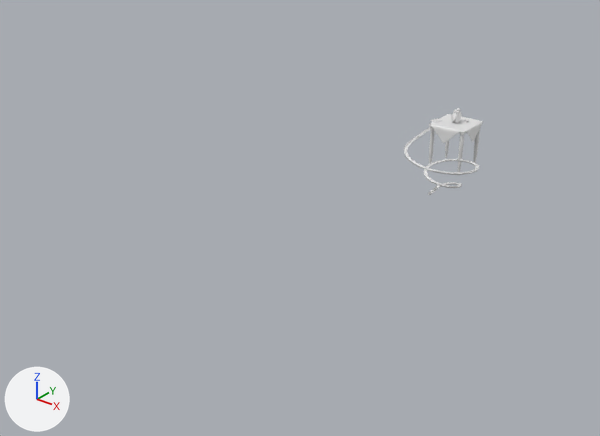
Before and after pictures for a commit that changed the Blender file 04-Shots/shot1.blend.
One viewpoint serves both versions: a 50 mm lens placed at (56.5, -108.4, 42.1), pointed at (-2.7, -34.4, -3.8). The axes (+X, +Y, +Z) are drawn at lower left. The lights are the same throughout. Mesh edges are drawn as thin lines on the coarser meshes. Materials are left out; every surface is plain grey.

The older version as bpy lines, for what is in view:
```python
ob_spirale___kugel = bpy.data.objects.new('spirale + Kugel', None)
ob_spirale___kugel.location = (3.8, -8.9, -6.0)
ob_spirale___kugel.scale = (-0.25, 0.25, 0.25)
ob_spirale___kugel.show_instancer_for_render = False
ob_spirale___kugel.instance_type = 'COLLECTION'
ob_spirale___kugel.instance_collection = col_spirale___kugel
ob_tisch_002 = bpy.data.objects.new('tisch.002', None)
ob_tisch_002.location = (0.0, 0.0, 0.0)
ob_tisch_002.show_instancer_for_render = False
ob_tisch_002.instance_type = 'COLLECTION'
ob_tisch_002.instance_collection = col_tisch_002
```
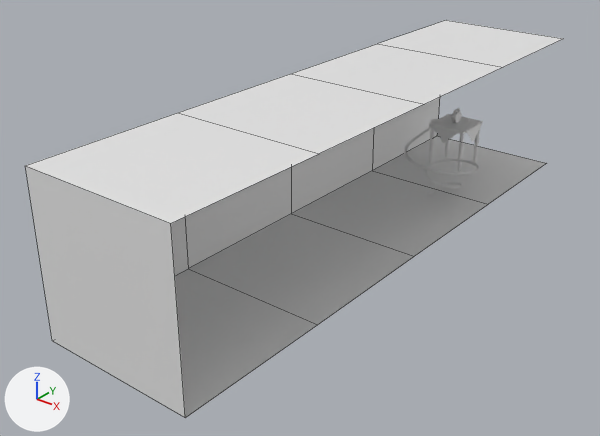
Changed parts and their boxes [x1, y1, x2, y2] in the pictures (600 x 436 px):
'room.001', added
    after: [25, 20, 563, 418]

What changed in the scene script:
```text
Add ob_room_001:
    ob_room_001 = bpy.data.objects.new('room.001', None)
    ob_room_001.location = (0.0, 0.0, -8.0)
    ob_room_001.show_instancer_for_render = False
    ob_room_001.instance_type = 'COLLECTION'
    ob_room_001.instance_collection = col_room
```
